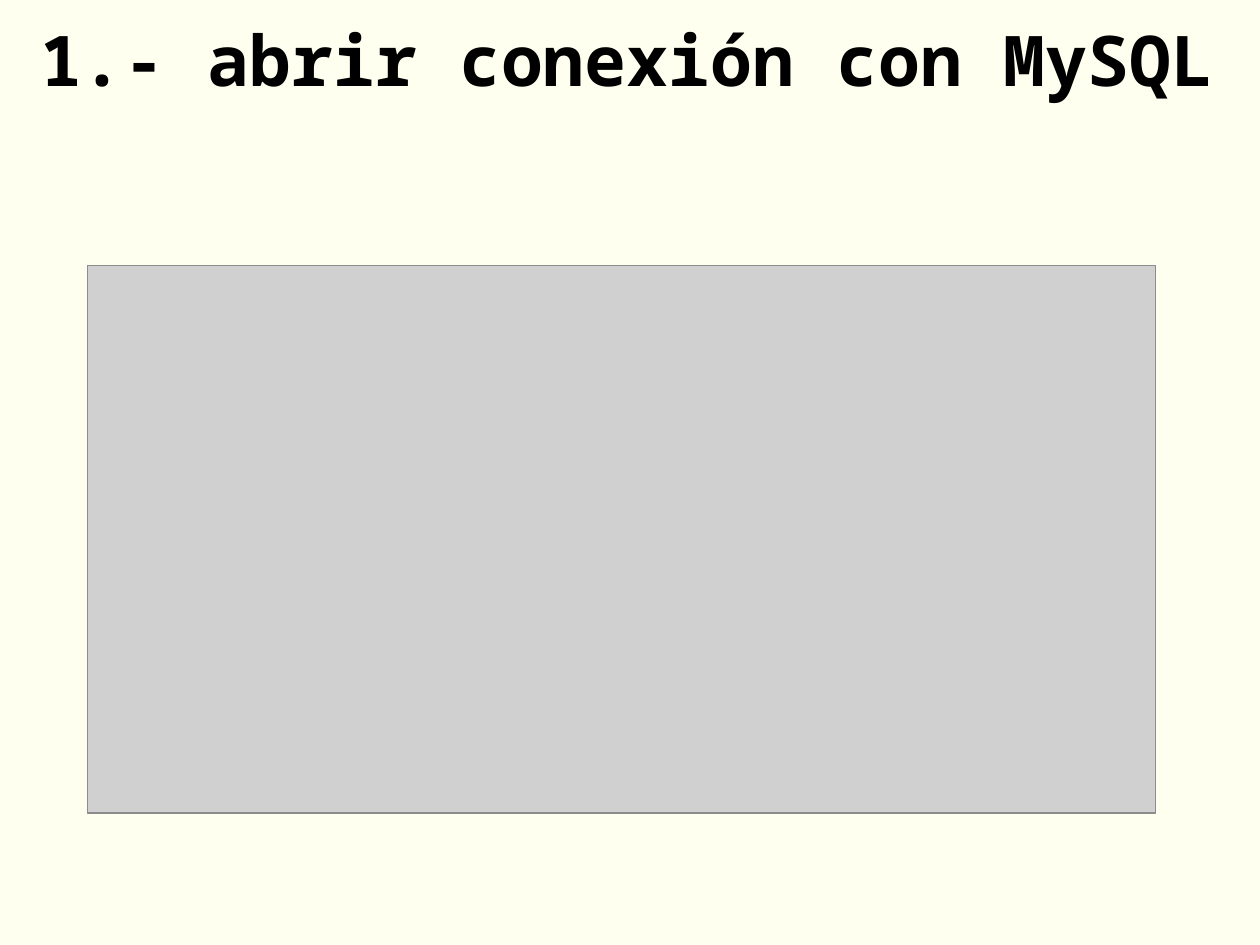
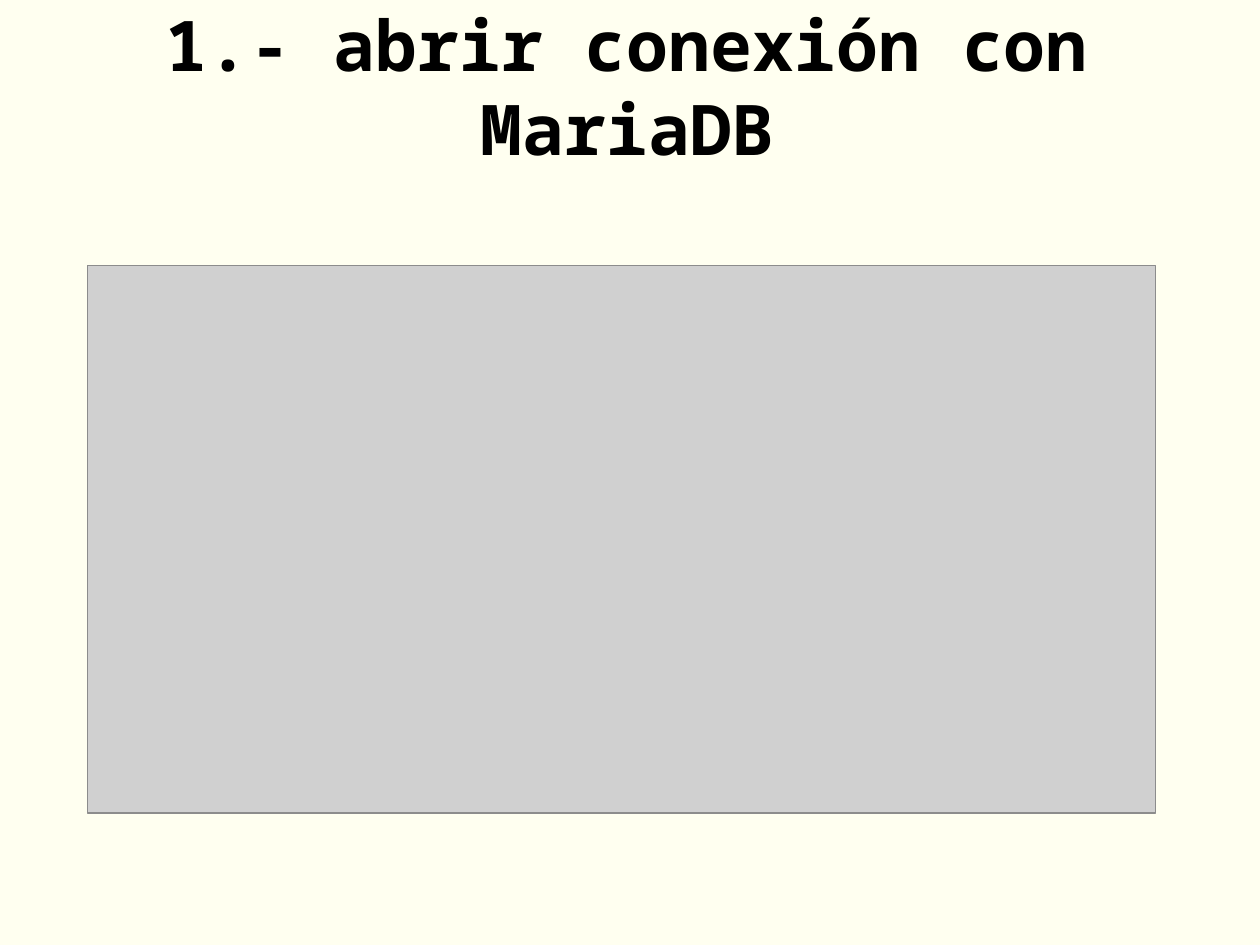
Before and after one commit to rgmf/dwes, a slide deck: slide 4 of unidades/06_acceso_a_bases_de_datos/presentacion/bbdd.odp. Drawn at 1260x945 pixels with LibreOffice and Linux fonts; fonts in the diff are those of the drawing; grey boxes stand for pictures. Boxes give left, top, right and bottom in pixels: in the first picture for what was removed or moved away, otherwise in the second. Text is boxed around its words. In the diff, an @@ line names an element or a change of style, - is before the commit and + after.

```diff
--- a/unidades/06_acceso_a_bases_de_datos/presentacion/bbdd.odp
+++ b/unidades/06_acceso_a_bases_de_datos/presentacion/bbdd.odp
@@ title at <box>166,16,1088,156</box>: text changed @@
-1.- abrir conexión con MySQL
+1.- abrir conexión con MariaDB
```
Also in this commit, not shown: 2 other slides changed, 2 slides added, 1 slide removed.
